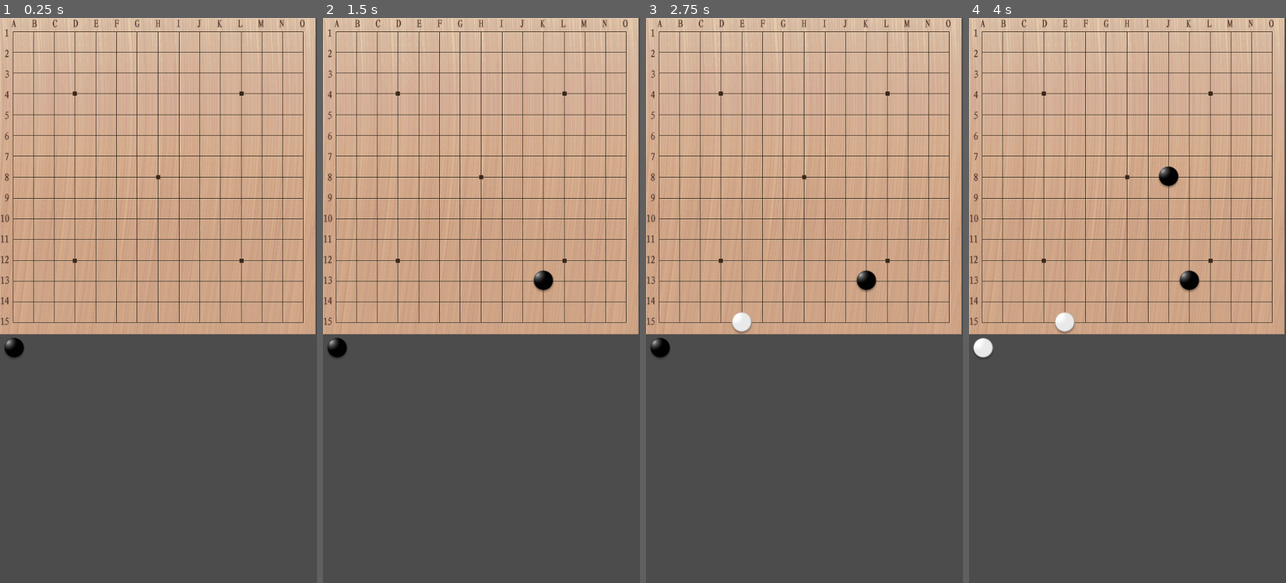
Above: before the commit, frames 1-4 (left to right).
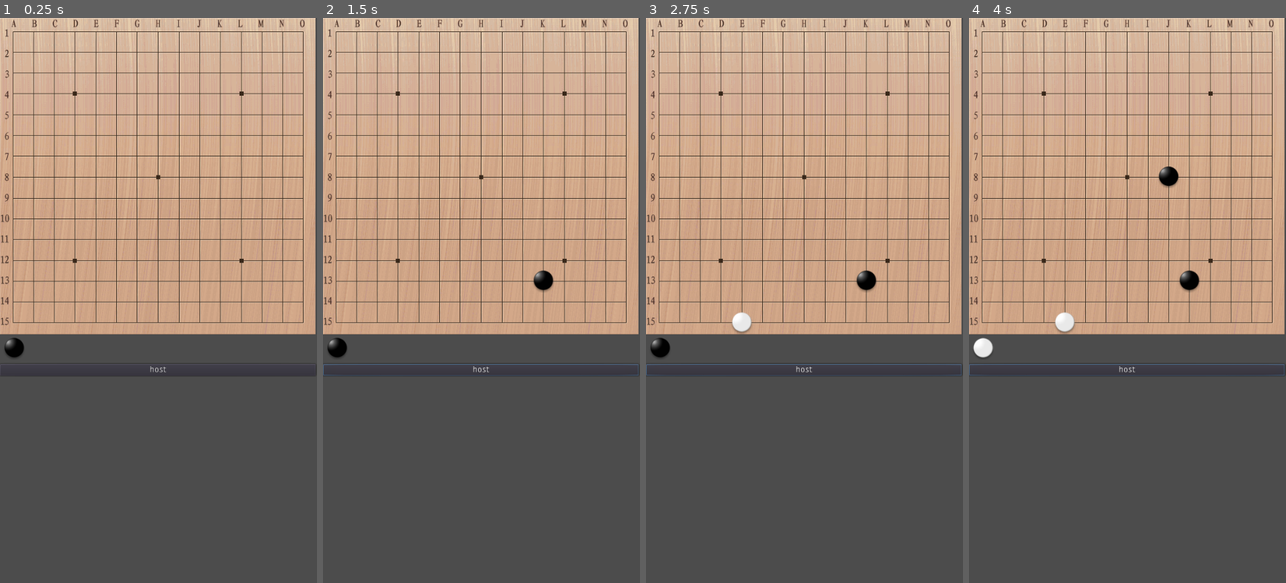
Above: after the commit, the same moments.

Repository: CodeLazier/gobang
Game: Godot game, scene res://assets/scenes/main.tscn
Two runs of this game, one before a commit and one after it. Both use one fixed random seed, a clock stepped at 60 frames per second and the inputs below.
Inputs (mouse positions are in pixels of both pictures, inside the frame that each line leads up to):
- Up to frame 1 (0.25 s): no input
- Up to frame 2 (1.5 s): click (481, 368) at 0.5 s, where only the run after the commit has a clickable "host"; move the mouse to (551, 272) at 1.27 s; click (551, 272) at 1.42 s
- Up to frame 3 (2.75 s): move the mouse to (741, 328) at 2.02 s; click (741, 328) at 2.17 s
- Up to frame 4 (4 s): move the mouse to (1159, 176) at 2.77 s; click (1159, 176) at 2.92 s; move the mouse to (1111, 413) at 3.52 s; click (1111, 413) at 3.67 s

The runs differ from the first frame. In frame 1, less than 0.1% of the frame differs, in the area x 25-100%, y 61-64%; in frame 2, 0.2%, in the area x 0-100%, y 61-64%; in frame 3, 0.2%; in frame 4, 0.2%.

Commit message:
gd code style

Diff:
--- a/assets/scenes/main.tscn
+++ b/assets/scenes/main.tscn
@@ -17,25 +17,35 @@
 position = Vector2( 24.3767, 561.773 )
 texture = ExtResource( 1 )
 
-[node name="CenterContainer" type="CenterContainer" parent="."]
-anchor_top = 1.198
+[node name="chessSample" type="AudioStreamPlayer" parent="."]
+stream = ExtResource( 4 )
+
+[node name="VBoxContainer" type="VBoxContainer" parent="."]
+anchor_top = 1.0
 anchor_right = 1.0
-anchor_bottom = 1.198
-margin_left = 4.0
-margin_top = -0.524048
-margin_right = 4.0
-margin_bottom = 311.476
+anchor_bottom = 1.0
+margin_top = 50.0
+margin_bottom = 416.0
 __meta__ = {
 "_edit_use_anchors_": false
 }
 
-[node name="Button" type="Button" parent="CenterContainer"]
-margin_left = 240.0
-margin_top = 146.0
-margin_right = 297.0
-margin_bottom = 166.0
+[node name="Button" type="Button" parent="VBoxContainer"]
+margin_right = 538.0
+margin_bottom = 20.0
 text = "Restart"
 
-[node name="chessSample" type="AudioStreamPlayer" parent="."]
-stream = ExtResource( 4 )
-[connection signal="pressed" from="CenterContainer/Button" to="." method="_on_Button_pressed"]
+[node name="Button2" type="Button" parent="VBoxContainer"]
+margin_top = 24.0
+margin_right = 538.0
+margin_bottom = 44.0
+text = "host"
+
+[node name="Label" type="Label" parent="VBoxContainer"]
+margin_top = 48.0
+margin_right = 538.0
+margin_bottom = 62.0
+
+[node name="HTTPRequest" type="HTTPRequest" parent="."]
+[connection signal="pressed" from="VBoxContainer/Button" to="." method="_on_Button_pressed"]
+[connection signal="pressed" from="VBoxContainer/Button2" to="." method="_on_Button2_pressed"]
--- a/assets/scripts/chessboard.gd
+++ b/assets/scripts/chessboard.gd
@@ -13,7 +13,7 @@
 var confirm_count:int=0
 
 var chessScene=preload('res://assets/scenes/chess.tscn')
-onready var btn_restart:Button=$CenterContainer/Button
+onready var btn_restart:Button=$VBoxContainer/Button
 onready var chessTip:Sprite=$chessTip
 onready var downChessSample:AudioStreamPlayer=$chessSample
 
@@ -31,36 +31,36 @@
 	CHESS_ARRAY.resize(15*15)
 	chessTip.texture=Global.gb_texture
 
-func setChess(x,y:int,s:Chess)->void:
-	assert(inChessboard(x,y))
+func set_chess(x,y:int,s:Chess)->void:
+	assert(in_chessboard(x,y))
 	CHESS_ARRAY[x+y*CHESS_NUMBER]=s
 
-func inChessboard(x,y:int)->bool:
+func in_chessboard(x,y:int)->bool:
 	return ! (x<0 || x>CHESS_NUMBER-1 || y<0 || y>CHESS_NUMBER-1)
 
 
-func getChess(x,y:int)->Chess:
-	if !inChessboard(x,y):
+func get_chess(x,y:int)->Chess:
+	if !in_chessboard(x,y):
 		return null
 
 	return CHESS_ARRAY[x+y*CHESS_NUMBER] as Chess
 
-func getChessState(x,y:int)->int:
-	var sprite=getChess(x,y)
+func get_chessState(x,y:int)->int:
+	var sprite=get_chess(x,y)
 	if sprite!=null:
 		return (sprite as Chess).ChessColor
 
 	return Global.CHESS_COLOR.CC_INVALID
 
-func checkChessFull()->bool:
+func check_chessFull()->bool:
 	return CHESS_ARRAY.count(null)==0
 
 #检查是否五子连通
 #p 最后下的位置
-func checkChessSuccess(p:Vector2)->bool:
+func check_chessSuccess(p:Vector2)->bool:
 	var x:int=int(p.x)
 	var y:int=int(p.y)
-	var c=getChessState(x,y)
+	var c=get_chessState(x,y)
 
 	var ha=[p]
 	var va=[p]
@@ -69,52 +69,52 @@
 
 	#横
 	for i in range(1,5):
-		if getChessState(i+x,y)!=c:
+		if get_chessState(i+x,y)!=c:
 			break
 		else:
 			ha.append(Vector2(i+x,y))
 
 	for i in range(-1,-5,-1):
-		if getChessState(i+x,y)!=c:
+		if get_chessState(i+x,y)!=c:
 			break
 		else:
 			ha.append(Vector2(i+x,y))
 
 	#竖
 	for i in range(1,5):
-		if getChessState(x,i+y)!=c:
+		if get_chessState(x,i+y)!=c:
 			break
 		else:
 			va.append(Vector2(x,i+y))
 
 	for i in range(-1,-5,-1):
-		if getChessState(x,i+y)!=c:
+		if get_chessState(x,i+y)!=c:
 			break
 		else:
 			va.append(Vector2(x,i+y))
 
 	#斜下
 	for i in range(1,5):
-		if getChessState(x+i,y+i)!=c:
+		if get_chessState(x+i,y+i)!=c:
 			break
 		else:
 			sa_d.append(Vector2(x+i,y+i))
 
 	for i in range(-1,-5,-1):
-		if getChessState(x+i,y+i)!=c:
+		if get_chessState(x+i,y+i)!=c:
 			break
 		else:
 			sa_d.append(Vector2(x+i,y+i))
 
 	#斜上
 	for i in range(1,5):
-		if getChessState(x+i,y-i)!=c:
+		if get_chessState(x+i,y-i)!=c:
 			break
 		else:
 			sa_u.append(Vector2(x+i,y-i))
 
 	for i in range(-1,-5,-1):
-		if getChessState(x+i,y-i)!=c:
+		if get_chessState(x+i,y-i)!=c:
 			break
 		else:
 			sa_u.append(Vector2(x+i,y-i))
@@ -132,34 +132,34 @@
 
 		if ha.size()>4:
 			for p in ha:
-				getChess(p.x,p.y).flash()
+				get_chess(p.x,p.y).flash()
 
 		if va.size()>4:
 			for p in va:
-				getChess(p.x,p.y).flash()
+				get_chess(p.x,p.y).flash()
 
 		if sa_d.size()>4:
 			for p in sa_d:
-				getChess(p.x,p.y).flash()
+				get_chess(p.x,p.y).flash()
 
 
 		if sa_u.size()>4:
 			for p in sa_u:
-				getChess(p.x,p.y).flash()
+				get_chess(p.x,p.y).flash()
 		return true
 
-	return checkChessFull()
+	return check_chessFull()
 
 
 #v 逻辑坐标
-func createChess(v:Vector2,cc:int)->Sprite:
+func create_chess(v:Vector2,cc:int)->Sprite:
 	var x:int=int(round(v.x))
 	var y:int=int(round(v.y))
 
-	assert(inChessboard(x,y))
-
-
-	if getChess(x,y)!=null:
+	assert(in_chessboard(x,y))
+
+
+	if get_chess(x,y)!=null:
 		return null
 
 	downChessSample.play()
@@ -170,35 +170,35 @@
 	add_child(sprite)
 	return sprite
 
-func confirmChess(chess:Chess)->void:
+func confirm_chess(chess:Chess)->void:
 	IS_CONFIRM=true
 	chess.confirm()
 	yield(chess,'confirm_signal')
 	IS_CONFIRM=false
 
-func putChess(e:InputEventMouseButton):
+func put_chess(e:InputEventMouseButton):
 	var v=(e.position - CHESS_ORIGIN) / CHESS_SPACE
 	var vx:int=int(round(v.x))
 	var vy:int=int(round(v.y))
 
-	if inChessboard(vx,vy):
-		if IS_CONFIRM && lastChess!=null && getChess(vx,vy)==null:
+	if in_chessboard(vx,vy):
+		if IS_CONFIRM && lastChess!=null && get_chess(vx,vy)==null:
 			var lastP=((lastChess.position - CHESS_ORIGIN) / CHESS_SPACE ).round()
-			setChess(int(lastP.x),int(lastP.y),null)
+			set_chess(int(lastP.x),int(lastP.y),null)
 			lastChess.queue_free()
 			lastChess=null
 			confirm_count+=1
 
-		var chess= createChess(v,current_input)
+		var chess= create_chess(v,current_input)
 		if chess!=null:
-			setChess(vx,vy,chess) #先放置,用于判断是否重复确认
+			set_chess(vx,vy,chess) #先放置,用于判断是否重复确认
 			if confirm_count<confirm_max:
-				yield(confirmChess(chess),'completed')
+				yield(confirm_chess(chess),'completed')
 			else:
 				IS_CONFIRM=false
 
 			confirm_count=0
-			if !checkChessSuccess(v.round()):
+			if !check_chessSuccess(v.round()):
 				if current_input==Global.CHESS_COLOR.CC_BLACK:
 					current_input=Global.CHESS_COLOR.CC_WHITE
 					chessTip.texture=Global.gw_texture
@@ -211,16 +211,35 @@
 				btn_restart.visible=true
 
 
+
 func _input(event: InputEvent) -> void:
 	if event is InputEventMouseButton:
 		var e=event as InputEventMouseButton
 		if e.pressed && !IS_WIN:
-			putChess(e)
+			put_chess(e)
+
+func query_wanIP()->void:
+	if $HTTPRequest.connect("request_completed", self, "_on_request_completed") == OK:
+		$HTTPRequest.request('https://www.charfun.com/api/ipapi')
+	else:
+		print("connect is error!")
 
 func _ready() -> void:
 	btn_restart.visible=false
 	init()
 
+
 func _on_Button_pressed() -> void:
 	btn_restart.visible=false
 	init()
+
+func _on_request_completed(_result, response_code, _headers, body):
+	if response_code==200:
+		var json = JSON.parse(body.get_string_from_utf8())
+		$VBoxContainer/Label.text=json.result['data']['ip']
+	else:
+		print(response_code)
+
+
+func _on_Button2_pressed() -> void:
+	query_wanIP()
